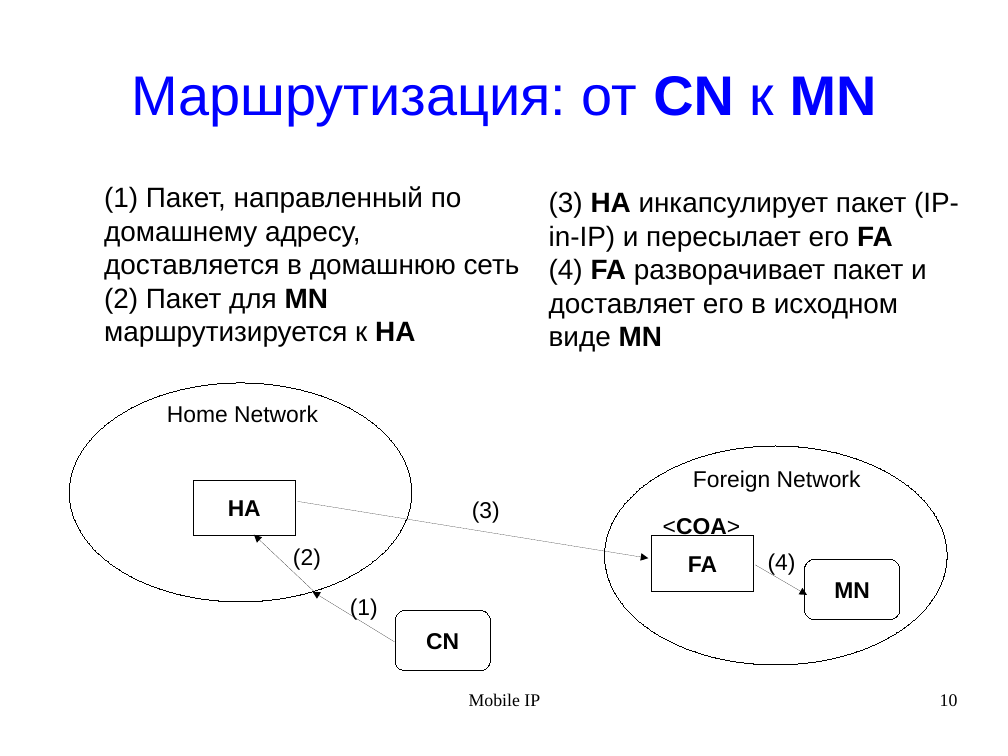
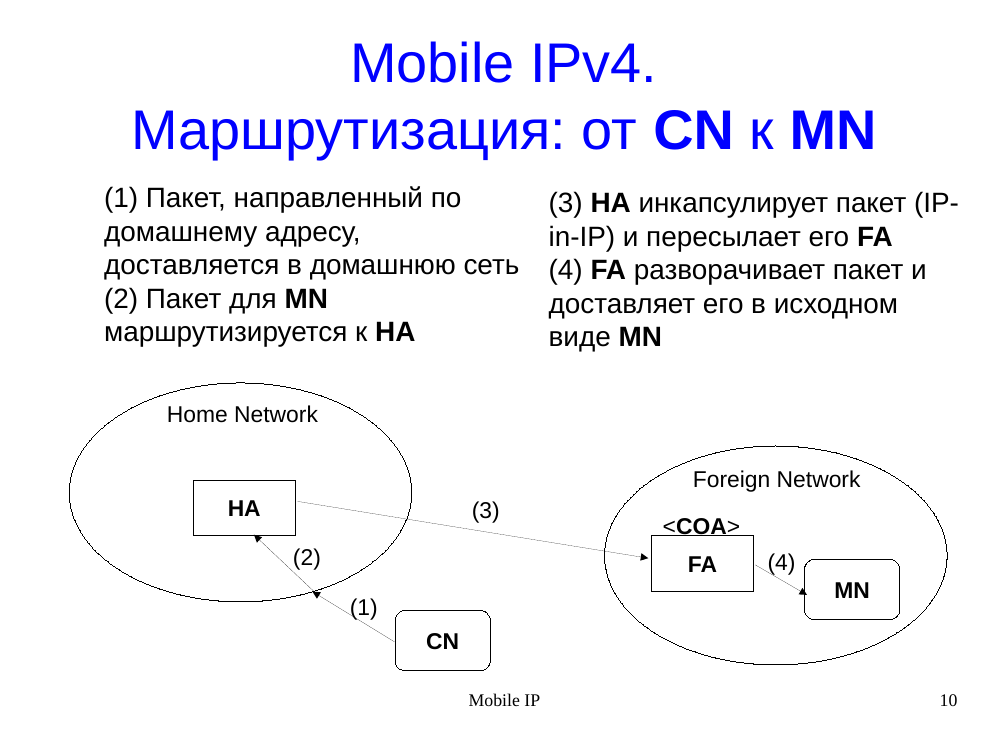
Before and after one commit to rutsky/semester10, a slide deck: slide 10 of Computer_networks/MobileIP/MobileIP.odp. Drawn at 1008x756 pixels with LibreOffice and Linux fonts; fonts in the diff are those of the drawing. Boxes give left, top, right and bottom in pixels: in the first picture for what was removed or moved away, otherwise in the second. Text is boxed around its words. In the diff, an @@ line names an element or a change of style, - is before the commit and + after.

Commit message:
MobileIP: Presentation ready

```diff
--- a/Computer_networks/MobileIP/MobileIP.odp
+++ b/Computer_networks/MobileIP/MobileIP.odp
@@ title at (x1=131, y1=41, x2=877, y2=159): text changed @@
-Маршрутизация: от CN к MN
+Mobile IPv4.
+Маршрутизация: от CN к MN
```
Also in this commit, not shown: 3 other slides changed, 3 slides added.
